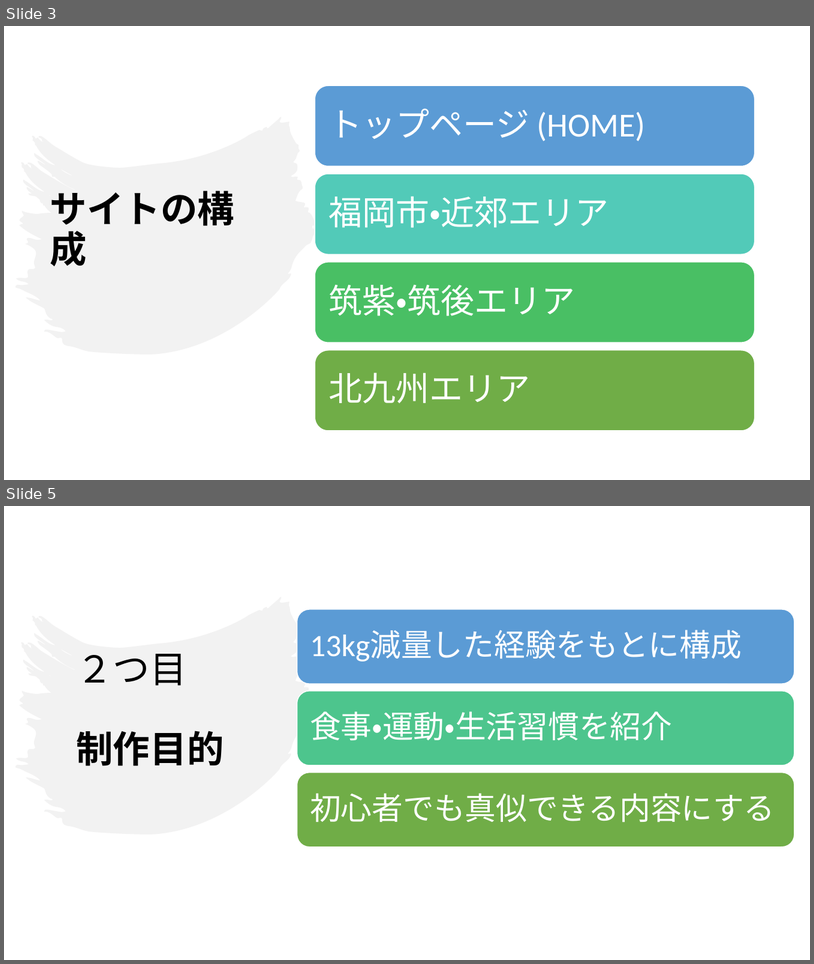
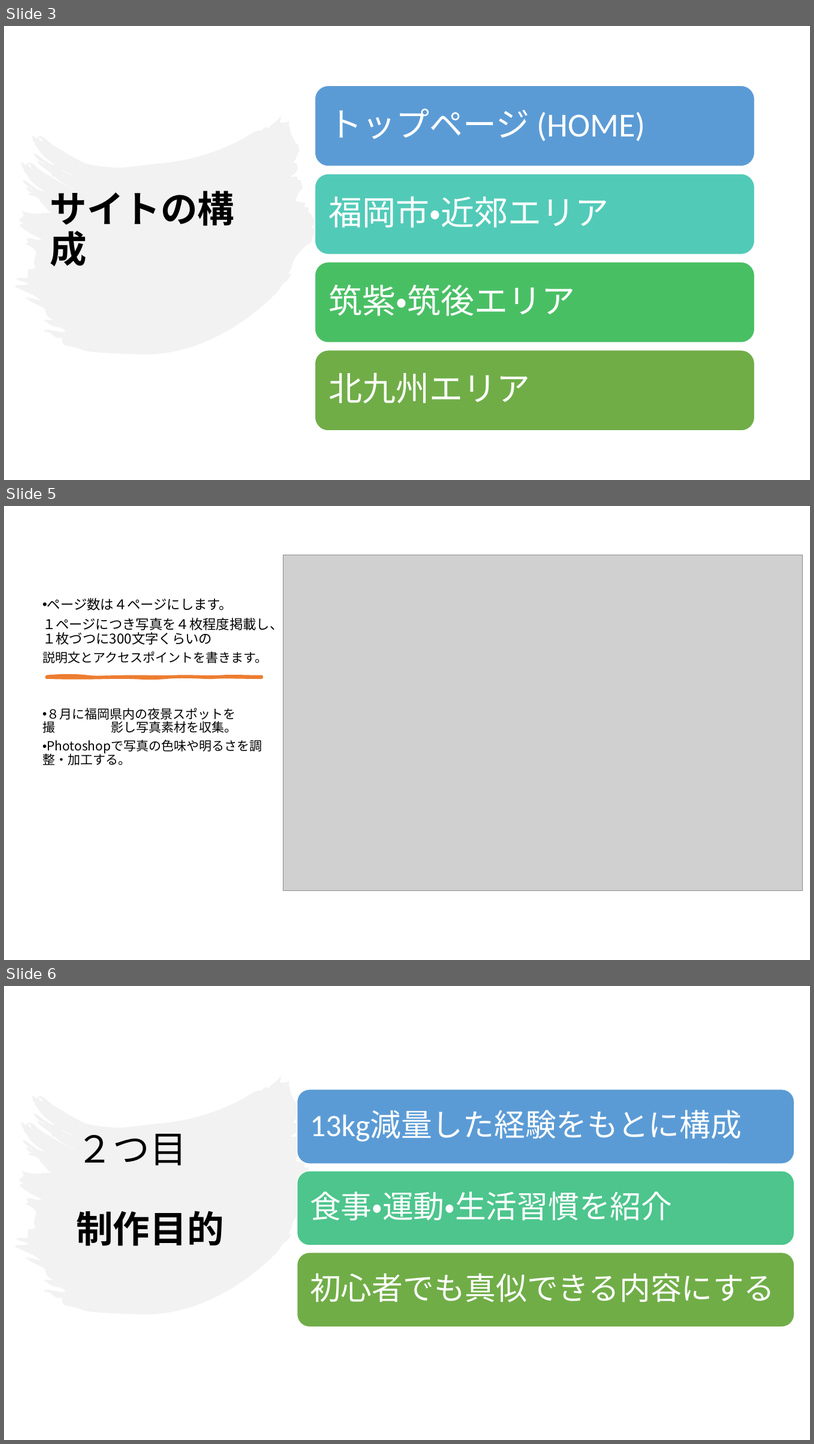
Before and after one commit to Ckg25007/zemi, a slide deck: 中間発表 power point/25007 大平凜音.pptx. Shown one above the other, each under a label of ours: slides 3 and 5 before the commit, slides 3, 5 and 6 after it; the slides between them are not shown. The pictures are 814x964 and 814x1444 pixels, drawn with LibreOffice and Linux fonts; fonts in the diff are those of the drawing; grey boxes stand for pictures. Boxes give left, top, right and bottom in pixels: in the first picture for what was removed or moved away, otherwise in the second. Text is boxed around its words. In the diff, an @@ line names an element or a change of style, - is before the commit and + after.

```diff
--- a/中間発表 power point/25007 大平凜音.pptx
+++ b/中間発表 power point/25007 大平凜音.pptx
@@ slide 5 added at (4, 506, 810, 960), background #FFFFFF @@
@@ picture added at (284, 555, 803, 890) @@
@@ text added at (42, 598, 283, 765), 15 pt, text #000000 @@
+• ページ数は４ページにします。
+１ページにつき写真を４枚程度掲載し、１枚づつに300文字くらいの
+説明文とアクセスポイントを書きます。
+• ８月に福岡県内の夜景スポットを撮 影し写真素材を収集。
+• Photoshopで写真の色味や明るさを調整・加工する。
@@ freeform shape added at (47, 676, 262, 677), fill #ED7D31, outline #ED7D31 3 pt @@
@@ what was slide 5 is now slide 6 @@
```
Also in this commit, not shown: 1 slide changed, 1 other slide added, 1 other file.
